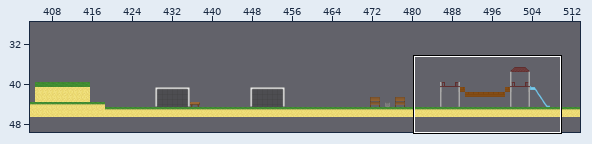
Two versions of a level (Tiled map, assets/levels/playgroundLevel.tmx). The first picture is a wide view before the edit; the outline marks the close-up.
Close-up. Before the commit:
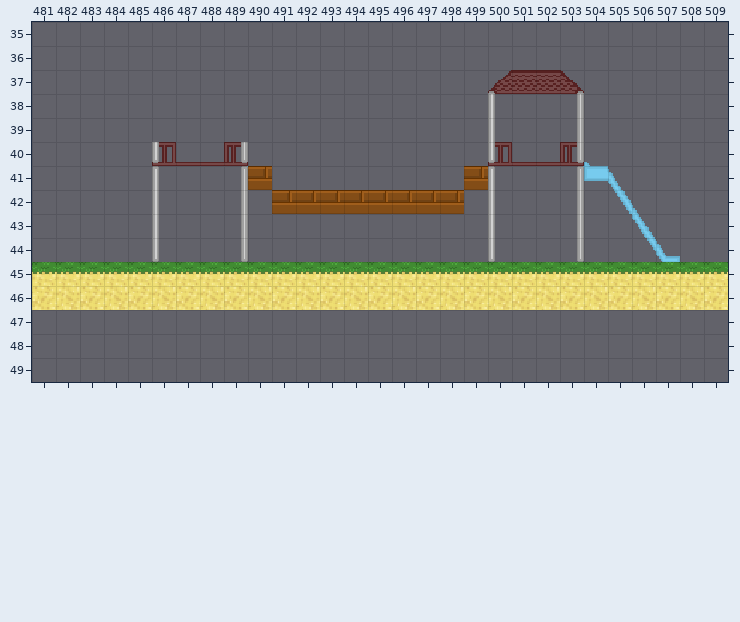
Cells are 16x16 px. Shown: x 481..509, y 35..49. The commit also changed other parts of the map, which this record leaves out.
Now the later version:
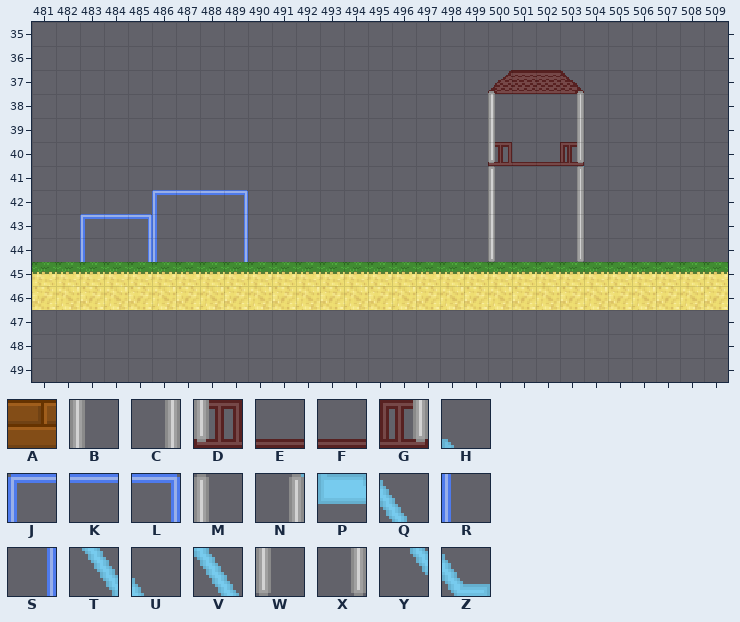
Key: from "tiles": A 98, B 108, C 111, D 152, E 153, F 154, G 155, H 156, J 188, K 189, L 192, M 196, N 199, P 200, Q 201, R 232, S 236, T 245, U 246, V 290, W 328, X 331, Y 334, Z 335.
_ is an empty cell.
Changes in this commit:
Layer "background":
y 40: x 486..489 DEFG -> ____; x 504 H -> _
y 41: x 486 M -> _; x 489 N -> _
y 42..43: x 486 B -> _; x 489 C -> _
y 44: x 486 W -> _; x 489 X -> _
Layer "middleground":
y 41: x 486 M -> _; x 489..490 NA -> __; x 499 A -> _; x 504..505 PQ -> __
y 42: x 486..489 ____ -> JKKL; x 491..498 AAAAAAAA -> ________; x 505..506 TU -> __
y 43: x 483..486 ____ -> JKLR; x 489 _ -> S; x 506 V -> _
y 44: x 483 _ -> R; x 485..486 __ -> SR; x 489 _ -> S; x 506..507 YZ -> __
